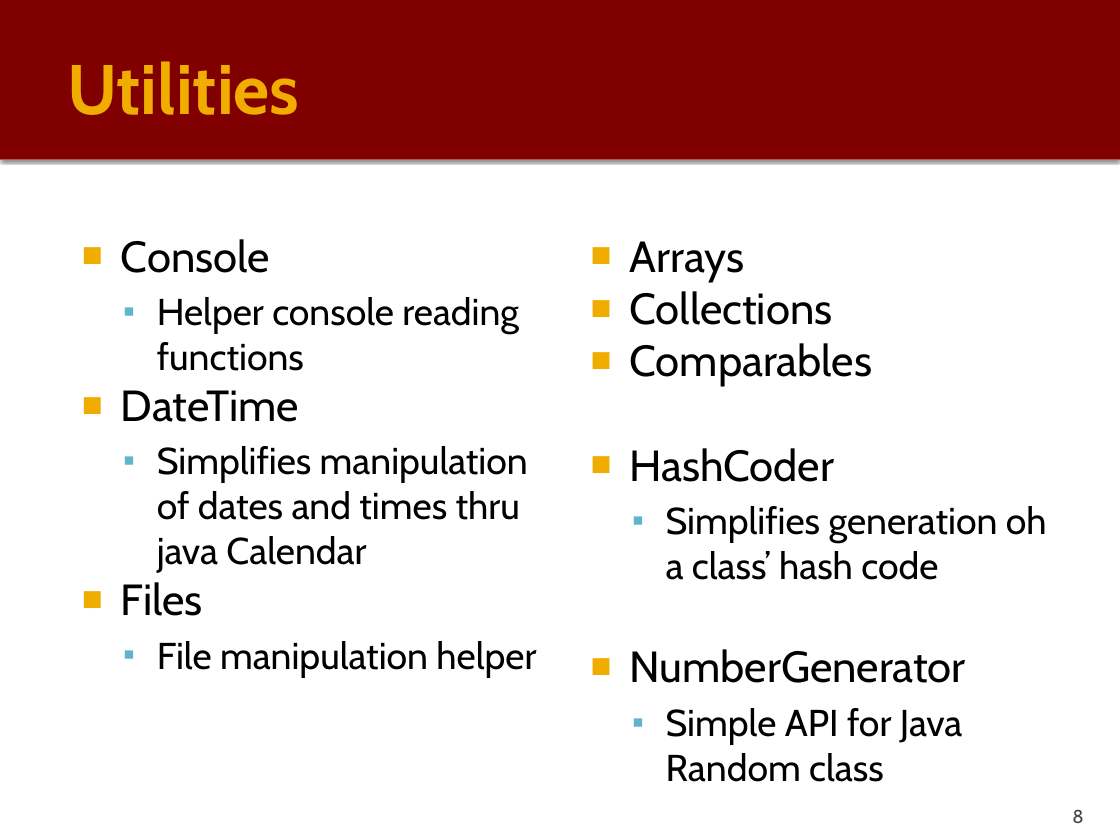
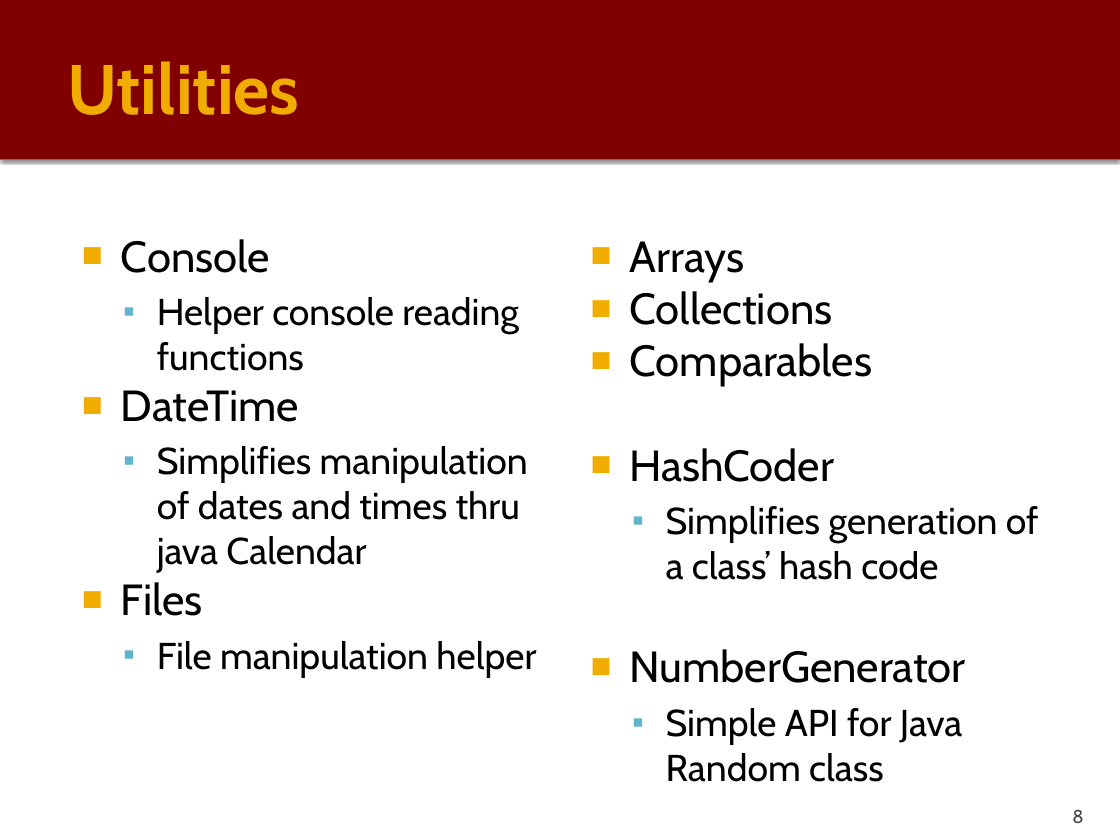
Before and after one commit to PauloGandraSousa/eapliframework, a slide deck: slide 8 of documentation/eapli.framework-Tech-Description.pptx. Drawn at 1120x840 pixels with LibreOffice and Linux fonts; fonts in the diff are those of the drawing. Boxes give left, top, right and bottom in pixels: in the first picture for what was removed or moved away, otherwise in the second. Text is boxed around its words. In the diff, an @@ line names an element or a change of style, - is before the commit and + after.

```diff
--- a/documentation/eapli.framework-Tech-Description.pptx
+++ b/documentation/eapli.framework-Tech-Description.pptx
@@ text at box(666, 506, 1039, 580): text changed @@
-  ▪ Simplifies generation oh a class’ hash code
+  ▪ Simplifies generation of a class’ hash code
```
Also in this commit, not shown: 2 other slides changed, 1 slide added, 3 other files.
